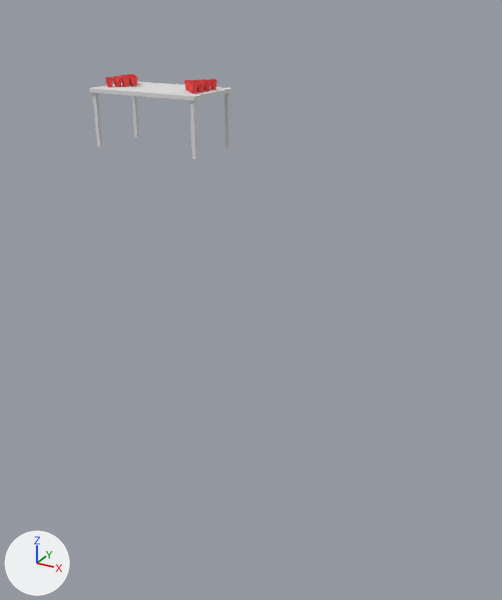
Two versions of the FBX model Assets/Game-assets/beer_pong_table/beer_pong_table.fbx, one commit apart.
Both versions are drawn from a camera (50 mm lens) standing at (2.15, -2.41, 2.42) and looking at (-0.66, 2.71, -0.14). The lights are fixed; the arrows at lower left show +X, +Y and +Z. Where no turn or scale is listed for an object, it has been applied to the vertices.

Objects in the first picture: 'Rectangle001', 'leg', 'leg.001', 'leg.002', 'leg.003', 'main_cup001', 'main_cup002', 'main_cup003', 'main_cup004', 'main_cup007', 'main_cup020', 'main_cup021', 'main_cup023', 'main_cup024', 'main_cup025', 'main_cup026'.
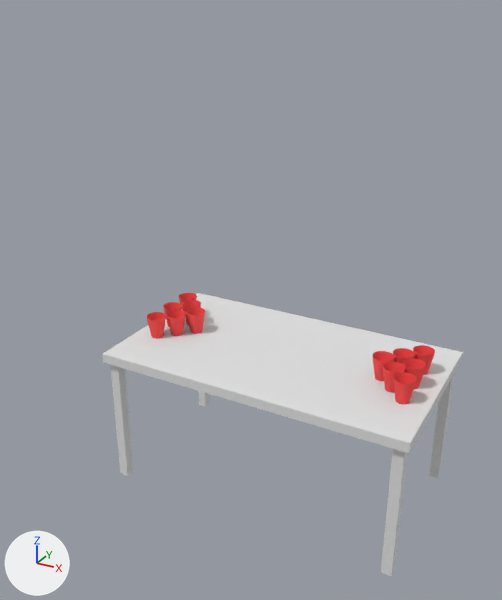
What changed in the scene script:
```text
Change ob_main_cup018:
    ob_main_cup018.location: (-2.84, 5.21, 1.37) -> (1.37, 0.47, 0.8)
Change ob_leg_003:
    ob_leg_003.location: (-2.58, 4.76, 0.57) -> (1.53, 0.83, 0.0)
Change ob_main_cup001:
    ob_main_cup001.location: (-3.76, 5.19, 1.37) -> (0.25, 0.45, 0.8)
Change ob_leg_002:
    ob_leg_002.location: (-4.08, 4.76, 0.57) -> (1.53, 0.03, 0.0)
Change ob_main_cup002:
    ob_main_cup002.location: (-3.83, 5.12, 1.37) -> (0.18, 0.38, 0.8)
Change ob_main_cup011:
    ob_main_cup011.location: (-3.91, 5.34, 1.37) -> (0.1, 0.6, 0.8)
Change ob_main_cup022:
    ob_main_cup022.location: (-2.76, 5.14, 1.37) -> (1.45, 0.4, 0.8)
Remove ob_main_cup025:
    ob_main_cup025 = bpy.data.objects.new('main_cup025', me_mesh_023)
    ob_main_cup025.location = (-2.69, 5.06, 1.37)
Change ob_rectangle001:
    ob_rectangle001.location: (-3.33, 5.16, 1.27) -> (0.77, 0.43, 0.7)
Remove ob_main_cup026:
    ob_main_cup026 = bpy.data.objects.new('main_cup026', me_mesh_024)
    ob_main_cup026.location = (-2.69, 4.91, 1.37)
Change ob_main_cup017:
    ob_main_cup017.location: (-2.91, 5.14, 1.37) -> (1.3, 0.4, 0.8)
Change ob_main_cup021:
    ob_main_cup021.location: (-2.84, 5.06, 1.37) -> (1.37, 0.32, 0.8)
Remove ob_main_cup004:
    ob_main_cup004 = bpy.data.objects.new('main_cup004', me_mesh_008)
    ob_main_cup004.location = (-3.98, 4.97, 1.37)
Change ob_leg_001:
    ob_leg_001.location: (-4.08, 5.56, 0.57) -> (0.02, 0.03, 0.0)
Change ob_main_cup007:
    ob_main_cup007.location: (-3.91, 5.19, 1.37) -> (0.1, 0.45, 0.8)
Change ob_main_cup024:
    ob_main_cup024.location: (-2.76, 4.99, 1.37) -> (1.45, 0.25, 0.8)
Change ob_main_cup019:
    ob_main_cup019.location: (-2.76, 5.29, 1.37) -> (1.45, 0.55, 0.8)
Change ob_leg:
    ob_leg.location: (-2.58, 5.56, 0.57) -> (0.02, 0.83, 0.0)
Change ob_main_cup006:
    ob_main_cup006.location: (-3.83, 5.27, 1.37) -> (0.18, 0.53, 0.8)
Remove ob_main_cup020:
    ob_main_cup020 = bpy.data.objects.new('main_cup020', me_mesh_018)
    ob_main_cup020.location = (-2.69, 5.36, 1.37)
Remove ob_main_cup023:
    ob_main_cup023 = bpy.data.objects.new('main_cup023', me_mesh_021)
    ob_main_cup023.location = (-2.69, 5.21, 1.37)
Change ob_main_cup003:
    ob_main_cup003.location: (-3.91, 5.04, 1.37) -> (0.1, 0.3, 0.8)
```

Location of each change, (x1, y1, x2, y2) in pixels of the pictures (502 x 600 px):
'Rectangle001', moved: before (89, 82, 233, 101); after (102, 293, 463, 453)
'leg.002', moved: before (93, 93, 103, 147); after (381, 449, 407, 576)
'leg.001', moved: before (132, 96, 139, 137); after (111, 365, 133, 476)
'leg.003', moved: before (190, 100, 198, 159); after (429, 375, 454, 478)
'main_cup024', moved: before (188, 82, 196, 93); after (393, 372, 417, 405)
'main_cup003', moved: before (113, 77, 121, 87); after (146, 312, 166, 339)
'main_cup002', moved: before (122, 77, 130, 87); after (166, 310, 186, 336)
'main_cup001', moved: before (130, 76, 138, 87); after (186, 307, 205, 334)
'main_cup021', moved: before (186, 81, 194, 91); after (382, 361, 405, 393)
'leg', moved: before (225, 93, 231, 148); after (198, 391, 210, 407)
'main_cup022', moved (not visible before): after (403, 358, 426, 389)
'main_cup017', moved: before (184, 80, 192, 90); after (372, 351, 395, 381)
'main_cup019', moved (not visible before): after (413, 345, 435, 375)
'main_cup018', moved (not visible before): after (393, 348, 415, 365)
'main_cup007', moved: before (121, 76, 129, 86); after (163, 302, 182, 327)
'main_cup006', moved: before (129, 76, 137, 86); after (182, 300, 201, 325)
'main_cup011', moved: before (128, 75, 136, 85); after (179, 293, 197, 311)
'main_cup026', deleted: before (189, 83, 198, 94)
'main_cup023', deleted: before (203, 80, 211, 91)
'main_cup020', deleted: before (209, 79, 217, 90)
'main_cup004', deleted: before (105, 77, 113, 87)
'main_cup025', deleted: before (196, 82, 204, 92)
